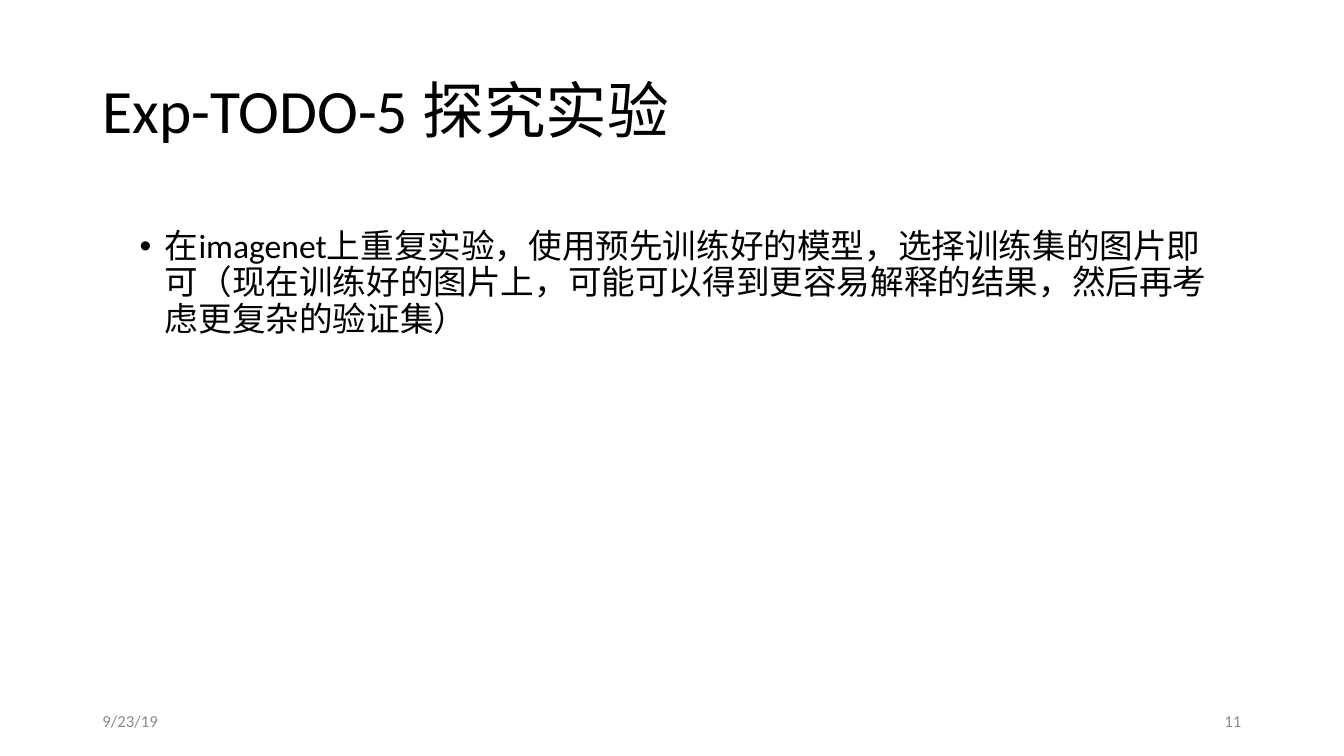
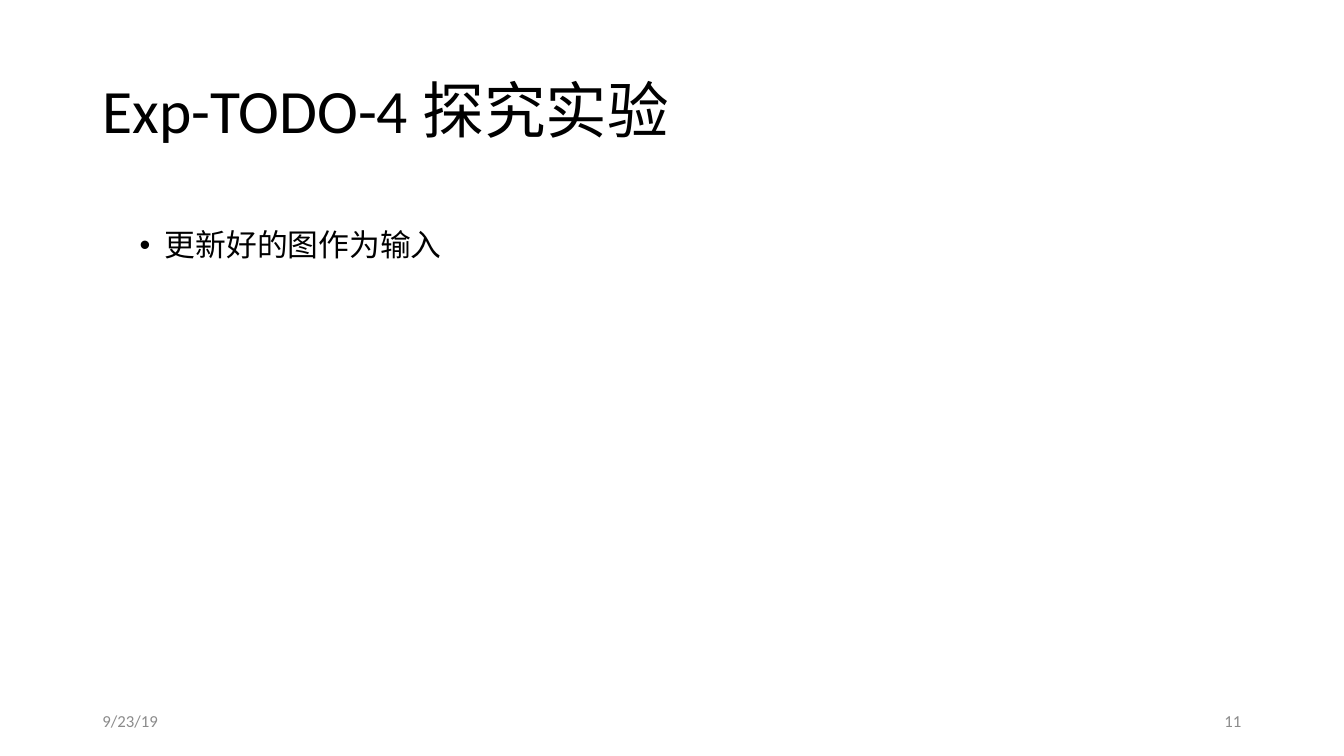
Before and after one commit to JiaxinZhuang/Interpretation, a slide deck: slide 11 of ppt/Interpretation-9-20.pptx. Drawn at 1344x756 pixels with LibreOffice and Linux fonts; fonts in the diff are those of the drawing. Boxes give left, top, right and bottom in pixels: in the first picture for what was removed or moved away, otherwise in the second. Text is boxed around its words. In the diff, an @@ line names an element or a change of style, - is before the commit and + after.

```diff
--- a/ppt/Interpretation-9-20.pptx
+++ b/ppt/Interpretation-9-20.pptx
@@ title at <box>102,81,668,143</box>: text changed @@
-Exp-TODO-5 探究实验
+Exp-TODO-4 探究实验
@@ text at <box>165,230,442,259</box>: text changed; size 24 to 22 pt @@
-  • 在imagenet上重复实验，使用预先训练好的模型，选择训练集的图片即可（现在训练好的图片上，可能可以得到更容易解释的结果，然后再考虑更复杂的验证集）
+  • 更新好的图作为输入
```
Also in this commit, not shown: 2 slides added, 1 other file.
